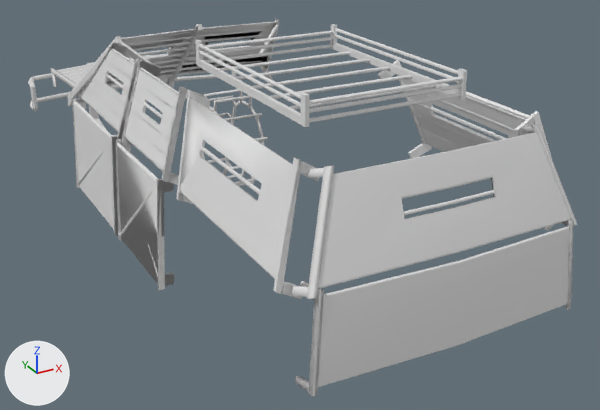
The FBX model Hobby-Work/SVUBeamNG/42.0/media/models_X/vehicles/RSLXTRoamerArmor.fbx as it was, and as the next commit left it.
Both versions are drawn from a 50 mm lens placed at (-3.26, -7.42, 2.81), pointed at (0.4, -0.75, -0.52). Arrows for +X, +Y and +Z are at lower left; the lights stay in place. The picture after the commit comes second. Where no turn or scale is listed for an object, it has been applied to the vertices.

The older version as bpy lines, for what is in view:
```python
me_plane_012 = bpy.data.meshes.new('Plane.012')
me_plane_012.from_pydata(...)  # 332 vertices, 192 faces; spans x -1.23..1.23, y 0.53..1.75, z 0.04..0.99
me_plane_033 = bpy.data.meshes.new('Plane.033')
me_plane_033.from_pydata(...)  # 56 vertices, 42 faces; spans x -1.29..-1.095, y -0.123..0.999, z -0.88..0.122
me_plane_034 = bpy.data.meshes.new('Plane.034')
me_plane_034.from_pydata(...)  # 112 vertices, 68 faces; spans x -1.29..-1.095, y -0.123..0.999, z -0.88..0.122
ob_doorrearheavyleft = bpy.data.objects.new('doorrearheavyleft', me_plane_033)
ob_doorrearheavyleft.location = (-0.033, -1.285, 0.176)
ob_doorrearlightleft = bpy.data.objects.new('doorrearlightleft', me_plane_034)
ob_doorrearlightleft.location = (-0.033, -1.285, 0.176)
ob_windowlightfront = bpy.data.objects.new('windowlightfront', me_plane_012)
ob_windowlightfront.location = (-0.005, -0.086, 0.073)
# also in view: 'windowlightrear' at (0.0, -2.55, 0.58); 'windowfrontheavyleft' at (-1.01, 0.52, 0.6); 'doorfrontheavyleft' at (-1.23, 0.52, -0.2); 'chaintires' at (0.0, 0.0, 0.0); 'windowmiddleheavyleft' at (-1.01, -0.88, 0.61)
```
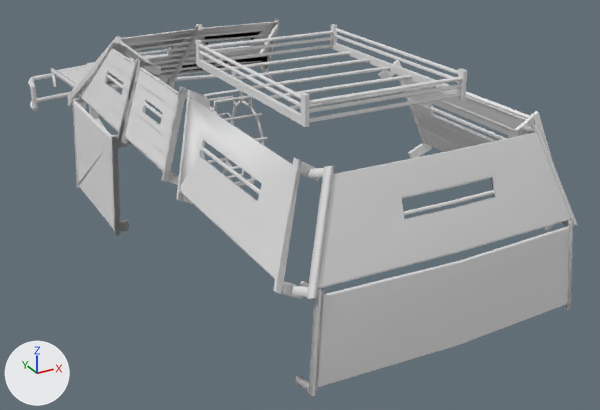
Where the change shows, as pixel boxes [x1, y1, x2, y2] in the pictures (600 x 410 px):
'doorrearheavyleft', deleted
    before: [115, 139, 165, 290]
'doorrearlightleft', deleted
    before: [116, 140, 174, 286]
'doorfrontlightleft', unchanged, uncovered by the edit
    before: [73, 99, 114, 223]
    after: [72, 98, 129, 235]

The change, as a list of edits to the scene's bpy script:
```text
Remove ob_doorrearlightleft:
    ob_doorrearlightleft = bpy.data.objects.new('doorrearlightleft', me_plane_034)
    ob_doorrearlightleft.location = (-0.033, -1.285, 0.176)
Remove ob_doorrearheavyleft:
    ob_doorrearheavyleft = bpy.data.objects.new('doorrearheavyleft', me_plane_033)
    ob_doorrearheavyleft.location = (-0.033, -1.285, 0.176)
```
